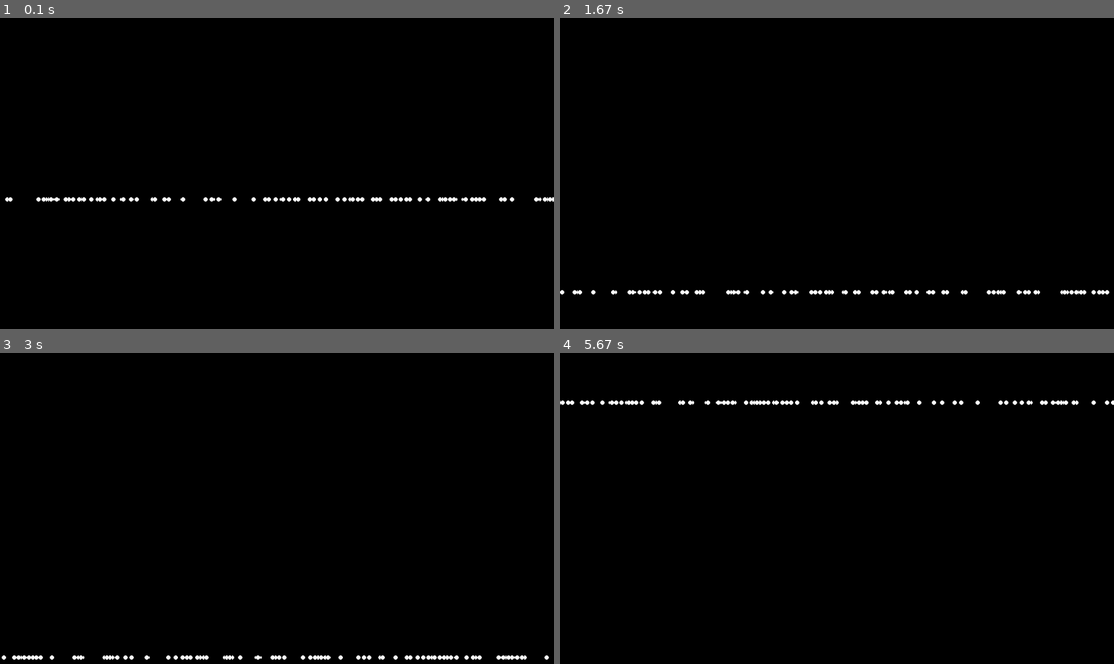
Above: before the commit, frames 1-4 (two rows, left to right).
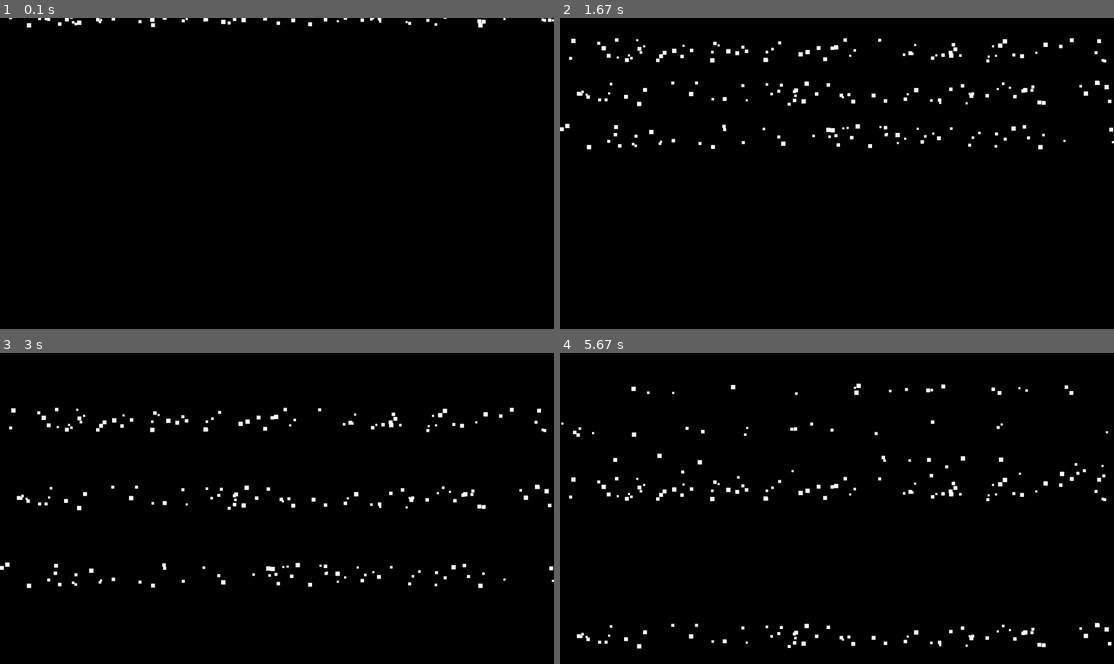
Above: after the commit, the same moments.

Repository: Lqnarr/Programming
Game: pygame game, started from pythonProject/pygame-exercise-snow.py
Same seed, same stepped clock (60 frames per second), same inputs: the game is played once before the commit and once after it.
Inputs:
- Up to frame 1 (0.1 s): no input
- Up to frame 2 (1.67 s): no input
- Up to frame 3 (3 s): no input
- Up to frame 4 (5.67 s): no input

The runs differ from the first frame. In frame 1, 1.1% of the frame differs, in the area x 0-100%, y 0-60%; in frame 2, 2.3%; in frame 3, 2.3%; in frame 4, 2.4%, in the area x 0-100%, y 9-96%.

Commit message:
somecommit

Diff:
--- a/pythonProject/pygame-exercise-snow.py
+++ b/pythonProject/pygame-exercise-snow.py
@@ -27,26 +27,26 @@
 
         # Create a blank surface
         self.image = pg.Surface((size, size))
-
-        # Draw a circle inside of it
-        pg.draw.circle(self.image, WHITE, (size // 2, size // 2), size // 2)
-
+        self.image.fill(WHITE)  # Make snowflake white
         self.rect = self.image.get_rect()
 
-        # Spawn it in the middle of the screen
-        # Chooses a random x-coordinate
-        self.rect.centerx = random.randrange(0, WIDTH + 1)
-        self.rect.centery = HEIGHT // 2
+        # Spawn it randomly in the top part of the screen
+        self.rect.centerx = random.randrange(0, WIDTH)
+        self.rect.centery = random.randrange(-50, 0)
+
+        # Randomize falling speed and angle
+        self.speed = random.randint(1, 3)
 
     def update(self):
         """Make the snow fall from top to bottom"""
         # Move the snowflake downwards
-        self.rect.y += 10
+        self.rect.y += self.speed
+
         # If snowflake goes off the screen, reset its position
-        if self.rect.y > HEIGHT:
-            self.rect.y = 0
-            self.rect.centerx = random.randrange(0, WIDTH + 1)
-
+        if self.rect.top > HEIGHT:
+            self.rect.bottom = 0
+            self.rect.centerx = random.randrange(0, WIDTH)
+            self.speed = random.randint(1, 3)
 
 
 def start():
@@ -62,9 +62,9 @@
     # All sprites go in this sprite Group
     all_sprites = pg.sprite.Group()
 
-    # Add 100 snowflakes to the all_sprites Group
-    for _ in range(100):
-        all_sprites.add(Snowflake(10))
+    # Add 200 snowflakes to the all_sprites Group
+    for _ in range(200):
+        all_sprites.add(Snowflake(random.randint(5, 10)))
 
     pg.display.set_caption("Snowfall Landscape")
 
